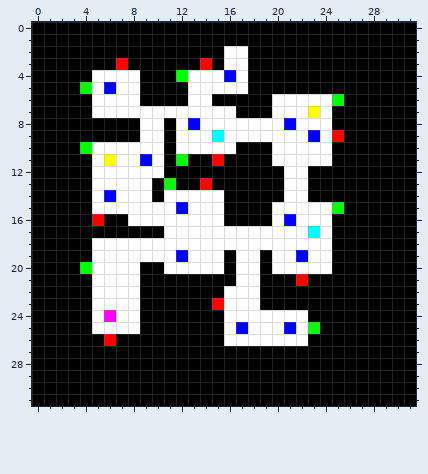
Edited in one commit: pixel-art sprite (res/bitmaps/level1.png). The picture above was drawn from the file before the commit.
The file is 32x32 pixels.
And afterwards:
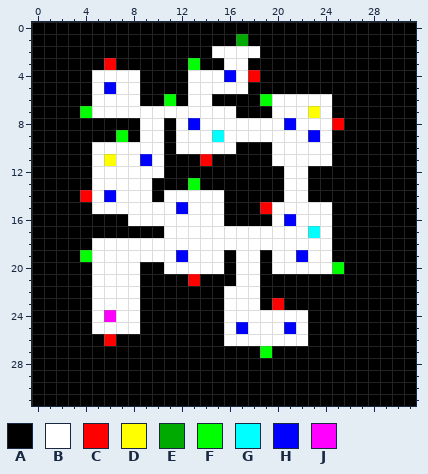
Palette (. is transparent): A #000000  B #ffffff  C #ff0000  D #ffff00  E #00aa00  F #00ff00  G #00ffff  H #0000ff  J #ff00ff
Changes in this commit:
@@ x 0..31 @@
  0 AAAAAAAAAAAAAAAAAAAAAAAAAAAAAAAA
- 1 AAAAAAAAAAAAAAAAAAAAAAAAAAAAAAAA
- 2 AAAAAAAAAAAAAAAABBAAAAAAAAAAAAAA
- 3 AAAAAAACAAAAAACABBAAAAAAAAAAAAAA
- 4 AAAAABBBBAAAFBBBHBAAAAAAAAAAAAAA
- 5 AAAAFBHBBAAAABBBBBAAAAAAAAAAAAAA
- 6 AAAAABBBBAAAABBAAAAABBBBBFAAAAAA
- 7 AAAAABBBBBBBBBBBBAAABBBDBAAAAAAA
- 8 AAAAAAAAABBABHBBBBBBBHBBBAAAAAAA
- 9 AAAAAAAAABBABBBGBBBBBBBHBCAAAAAA
-10 AAAAFBBBBBBABBBBBAAABBBBBAAAAAAA
-11 AAAAABDBBHBAFAACAAAABBBBBAAAAAAA
+ 1 AAAAAAAAAAAAAAAAAEAAAAAAAAAAAAAA
+ 2 AAAAAAAAAAAAAAABBBBAAAAAAAAAAAAA
+ 3 AAAAAACAAAAAAFAABBAAAAAAAAAAAAAA
+ 4 AAAAABBBBAAAABBBHBCAAAAAAAAAAAAA
+ 5 AAAAABHBBAAAABBBBBAAAAAAAAAAAAAA
+ 6 AAAAABBBBAAFABBAAAAFBBBBBAAAAAAA
+ 7 AAAAFBBBBBBBBBBBBAAABBBDBAAAAAAA
+ 8 AAAAAAAAABBABHBBBBBBBHBBBCAAAAAA
+ 9 AAAAAAAFABBABBBGBBBBBBBHBAAAAAAA
+10 AAAAABBBBBBABBBBBAAABBBBBAAAAAAA
+11 AAAAABDBBHBAAACAAAAABBBBBAAAAAAA
 12 AAAAABBBBBBAAAAAAAAAABBAAAAAAAAA
-13 AAAAABBBBBAFAACAAAAAABBAAAAAAAAA
-14 AAAAABHBBBABBBBBAAAAABBAAAAAAAAA
-15 AAAAABBBBBBBHBBBAAAABBBBBFAAAAAA
-16 AAAAACAABBBBBBBBAAAABHBBBAAAAAAA
+13 AAAAABBBBBAAAFAAAAAAABBAAAAAAAAA
+14 AAAACBHBBBABBBBBAAAAABBAAAAAAAAA
+15 AAAAABBBBBBBHBBBAAACBBBBBAAAAAAA
+16 AAAAAAAABBBBBBBBAAAABHBBBAAAAAAA
 17 AAAAAAAAAAABBBBBBBBBBBBGBAAAAAAA
 18 AAAAABBBBBBBBBBBBBBBBBBBBAAAAAAA
-19 AAAAABBBBBBBHBBBABBABBHBBAAAAAAA
-20 AAAAFBBBBAABBBBBABBABBBBBAAAAAAA
-21 AAAAABBBBAAAAAAAABBAAACAAAAAAAAA
+19 AAAAFBBBBBBBHBBBABBABBHBBAAAAAAA
+20 AAAAABBBBAABBBBBABBABBBBBFAAAAAA
+21 AAAAABBBBAAAACAAABBAAAAAAAAAAAAA
 22 AAAAABBBBAAAAAAABBBAAAAAAAAAAAAA
-23 AAAAABBBBAAAAAACBBBAAAAAAAAAAAAA
+23 AAAAABBBBAAAAAAABBBACAAAAAAAAAAA
 24 AAAAABJBBAAAAAAABBBBBBBAAAAAAAAA
-25 AAAAABBBBAAAAAAABHBBBHBFAAAAAAAA
+25 AAAAABBBBAAAAAAABHBBBHBAAAAAAAAA
 26 AAAAAACAAAAAAAAABBBBBBBAAAAAAAAA
-27 AAAAAAAAAAAAAAAAAAAAAAAAAAAAAAAA
+27 AAAAAAAAAAAAAAAAAAAFAAAAAAAAAAAA
 28 AAAAAAAAAAAAAAAAAAAAAAAAAAAAAAAA
Changed places in both pictures, as pixel boxes (x1, y1, x2, y2):
changed: (80, 34, 344, 358)
